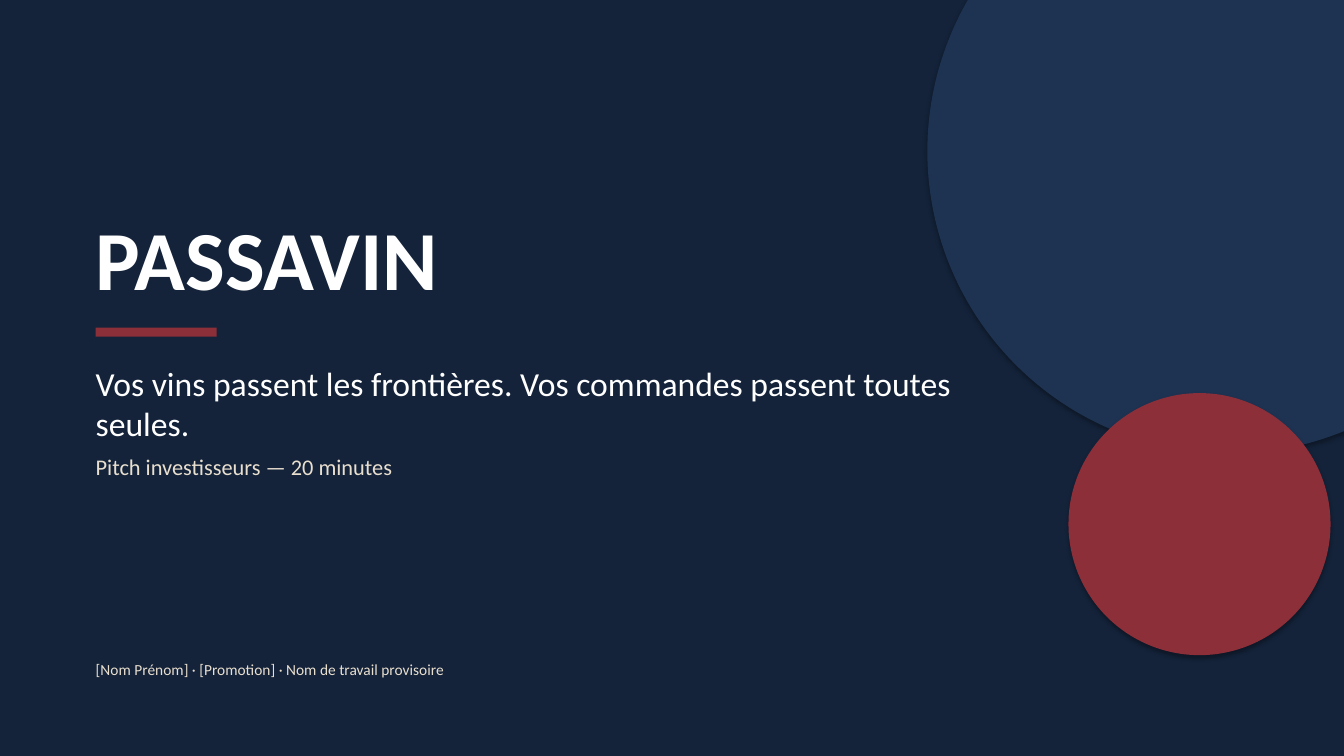
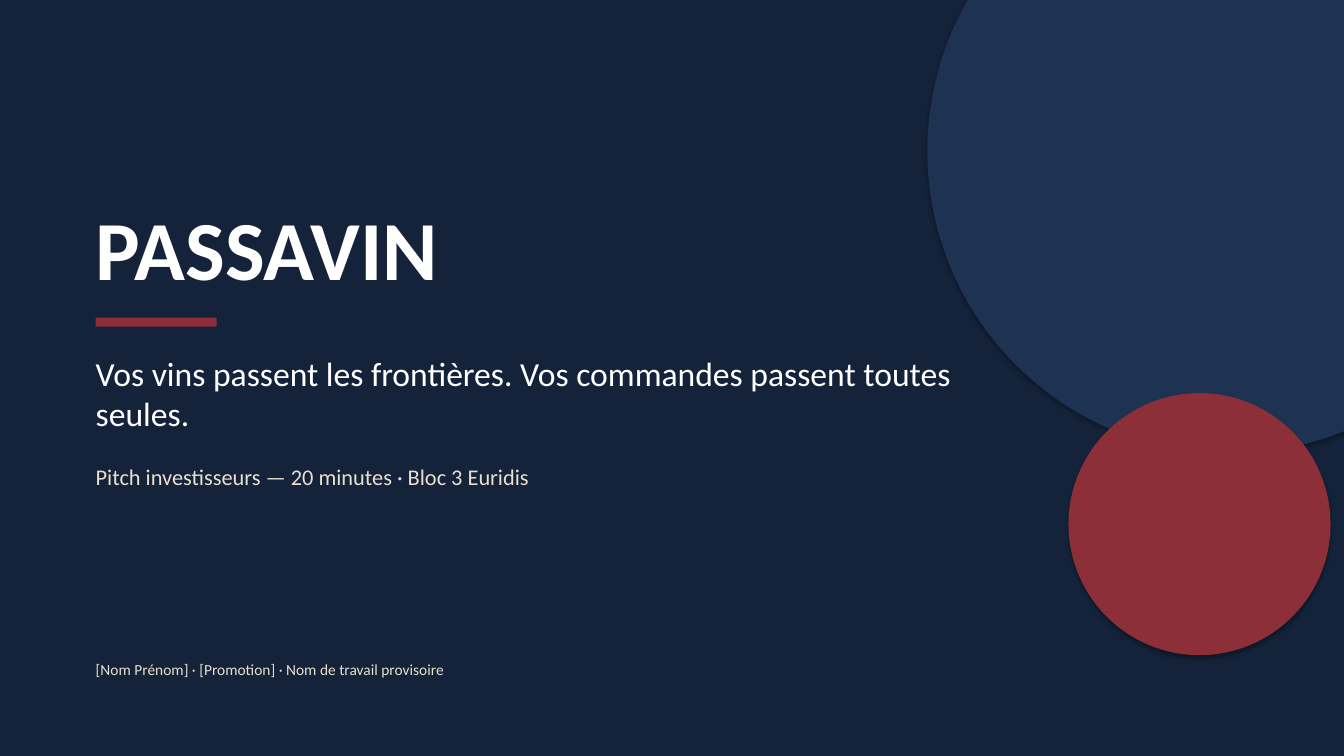
Before and after one commit to planetauragbf-ai/Emma, a slide deck: slide 1 of winetech/livrables/Passavin_Pitch_Soutenance.pptx. Drawn at 1344x756 pixels with LibreOffice and Linux fonts; fonts in the diff are those of the drawing. Boxes give left, top, right and bottom in pixels: in the first picture for what was removed or moved away, otherwise in the second. Text is boxed around its words. In the diff, an @@ line names an element or a change of style, - is before the commit and + after.

```diff
--- a/winetech/livrables/Passavin_Pitch_Soutenance.pptx
+++ b/winetech/livrables/Passavin_Pitch_Soutenance.pptx
@@ 2 texts, 1 rectangle: place and size @@
-2 texts, 1 rectangle at box(96, 235, 950, 437)
+2 texts, 1 rectangle at box(96, 225, 950, 427)
@@ text at box(96, 469, 529, 485): text changed @@
-Pitch investisseurs — 20 minutes
+Pitch investisseurs — 20 minutes · Bloc 3 Euridis
```
Also in this commit, not shown: 7 other slides changed, 12 slides added, 12 slides removed, 27 other files.
